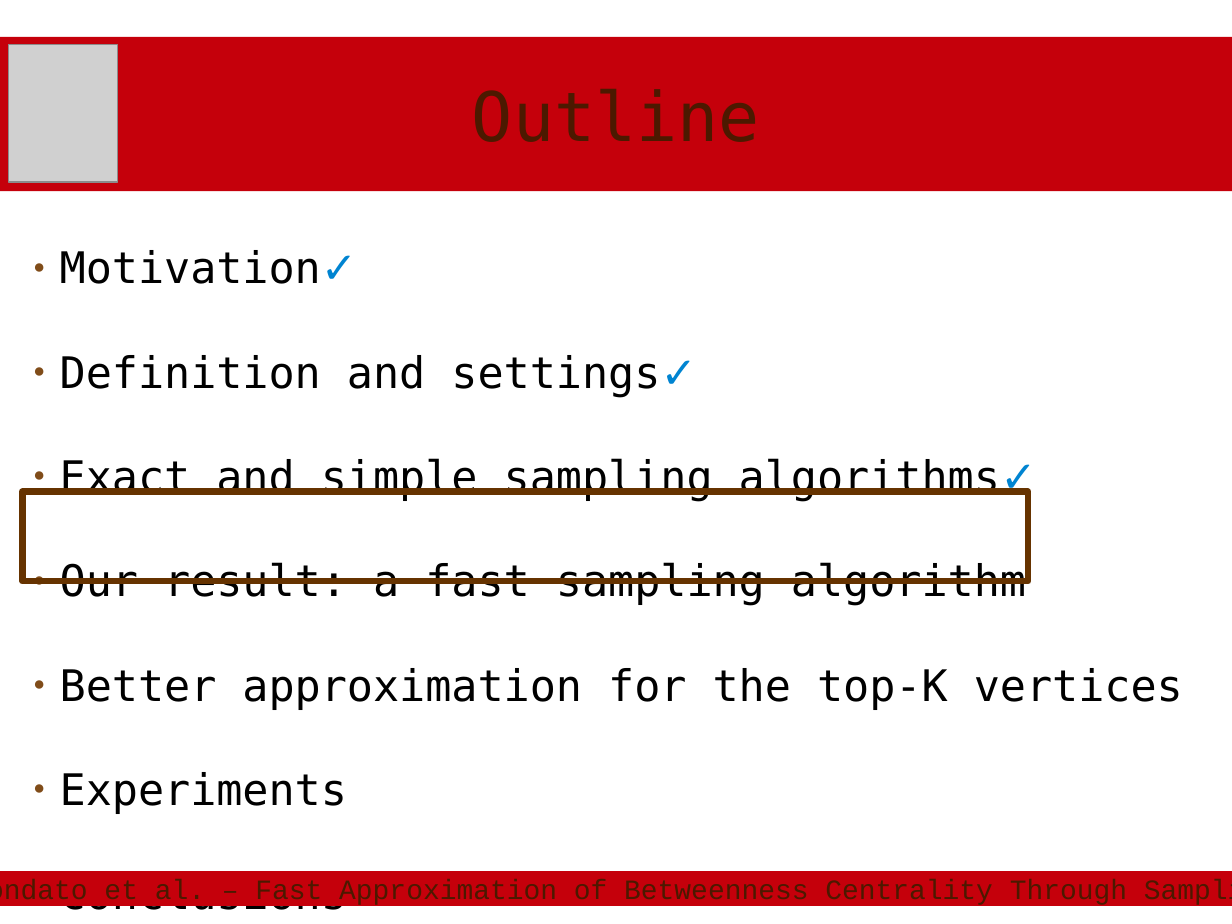
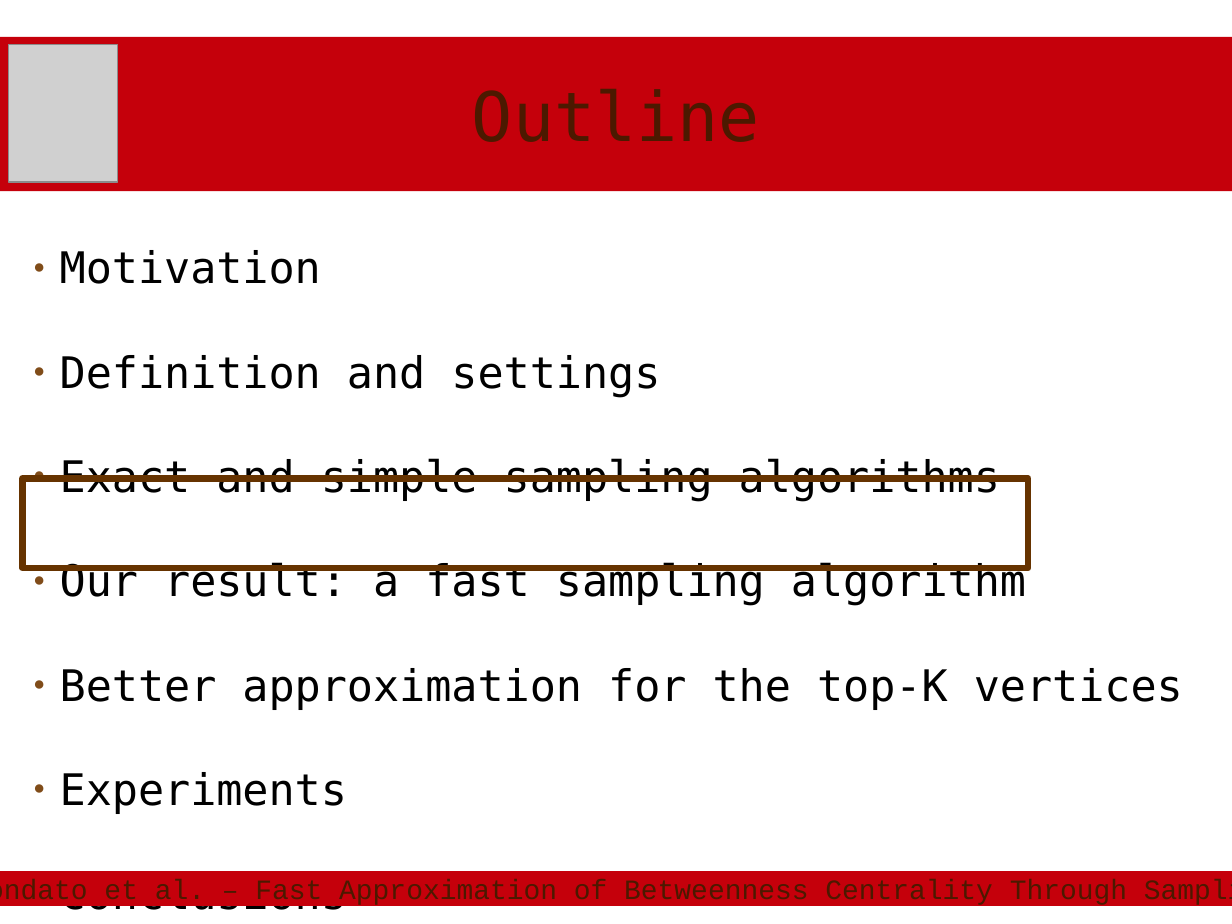
Before and after one commit to rionda/centrsampl, a slide deck: slide 39 of presentation/BU-CentrSampl.odp. Drawn at 1232x924 pixels with LibreOffice and Linux fonts; fonts in the diff are those of the drawing; grey boxes stand for pictures. Boxes give left, top, right and bottom in pixels: in the first picture for what was removed or moved away, otherwise in the second. Text is boxed around its words. In the diff, an @@ line names an element or a change of style, - is before the commit and + after.

Commit message:
Update files for BU presentation.

```diff
--- a/presentation/BU-CentrSampl.odp
+++ b/presentation/BU-CentrSampl.odp
@@ text at (x1=60, y1=250, x2=1000, y2=502): text changed @@
-● Motivation✓
-● Definition and settings✓
-● Exact and simple sampling algorithms✓
+● Motivation
+● Definition and settings
+● Exact and simple sampling algorithms
@@ rectangle moved from (x1=22, y1=492, x2=1029, y2=581) to (x1=22, y1=478, x2=1029, y2=568) @@
```
Also in this commit, not shown: 18 other slides changed, 1 slide added, 1 other file.
